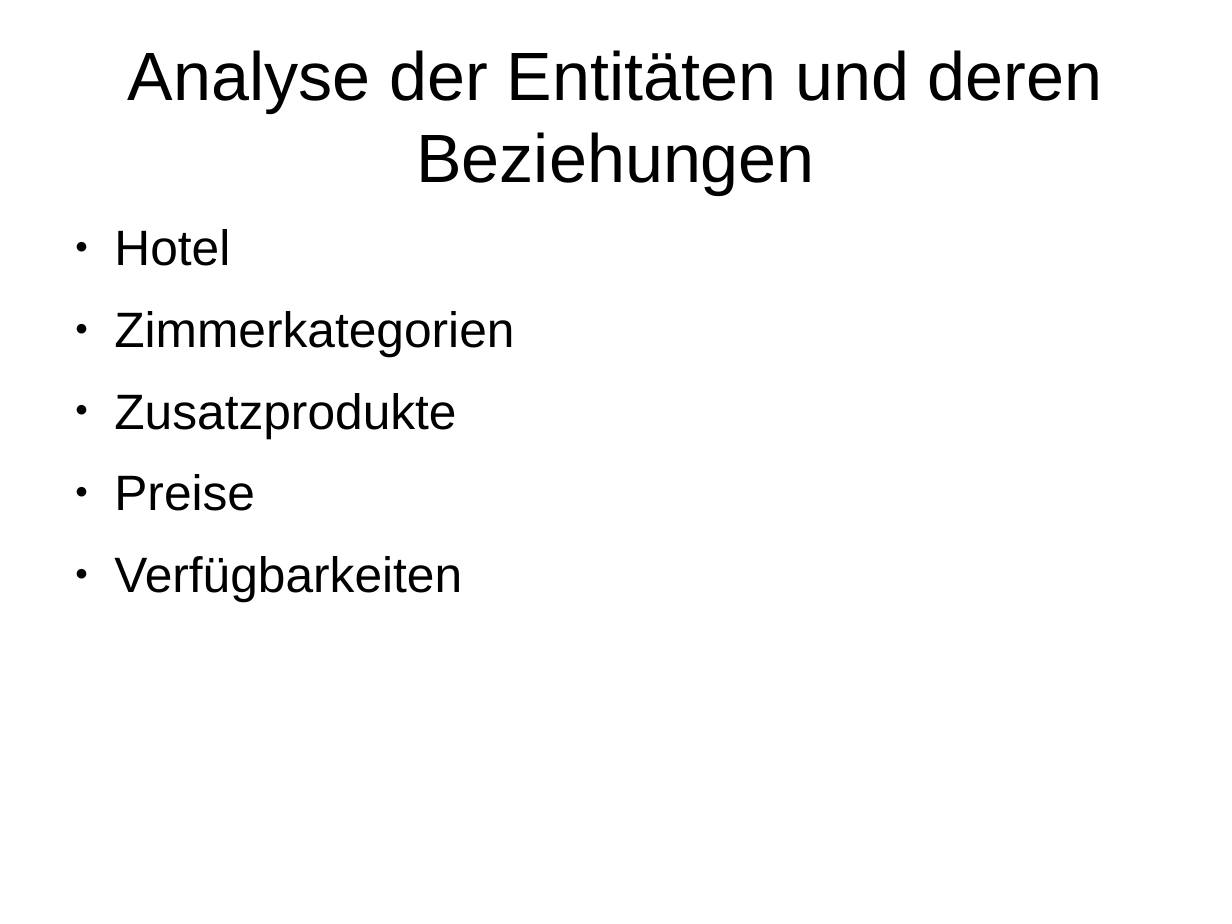
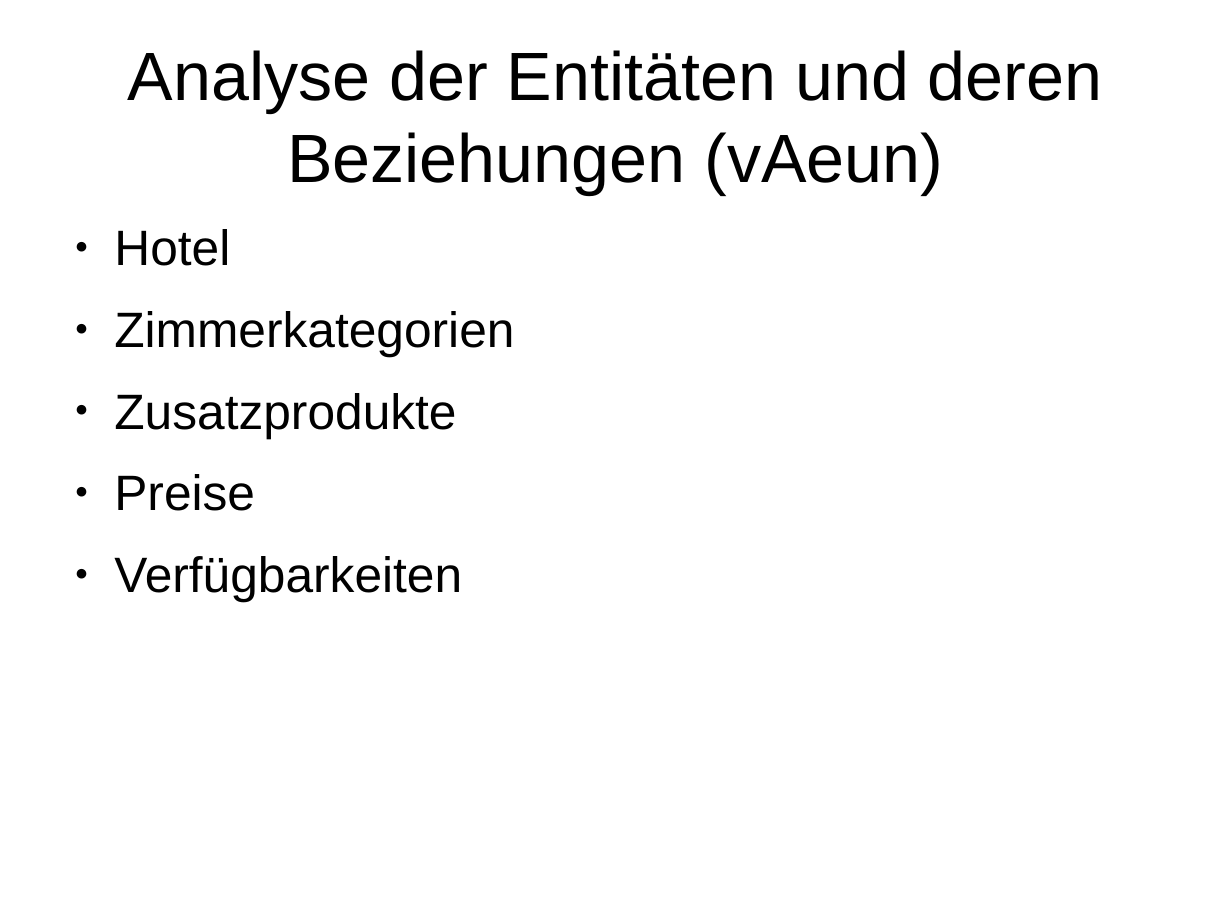
Before and after one commit to janhelmle/weiterbildung_fachinformatiker_ihk_projektantrag, a slide deck: slide 7 of praesentation/presentation_v1.odp. Drawn at 1232x924 pixels with LibreOffice and Linux fonts; fonts in the diff are those of the drawing. Boxes give left, top, right and bottom in pixels: in the first picture for what was removed or moved away, otherwise in the second. Text is boxed around its words. In the diff, an @@ line names an element or a change of style, - is before the commit and + after.

```diff
--- a/praesentation/presentation_v1.odp
+++ b/praesentation/presentation_v1.odp
@@ title at bbox=[128, 50, 1103, 194]: text changed @@
-Analyse der Entitäten und deren Beziehungen
+Analyse der Entitäten und deren Beziehungen (vAeun)
```
Also in this commit, not shown: 13 other slides changed.
